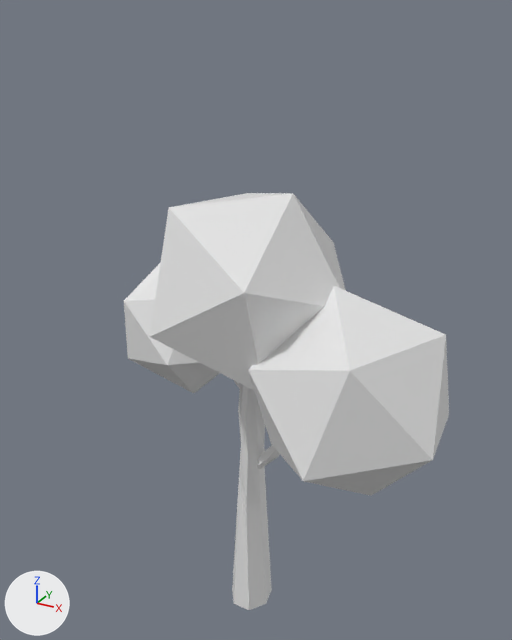
Before and after pictures for a commit that changed the Blender file HereWeSettleDown/Assets/Models/Trees/Tree2.blend.
Both versions are drawn from a 50 mm lens placed at (7.8, -13.91, 14.77), pointed at (0.13, 0.05, 7.79). The axes (+X, +Y, +Z) are drawn at lower left. The lights are the same throughout.

Names of what the first picture shows: 'Branch', 'Branchlarge', 'Leaves', 'Leavesbig', 'Leaveslarge', 'trunk'.
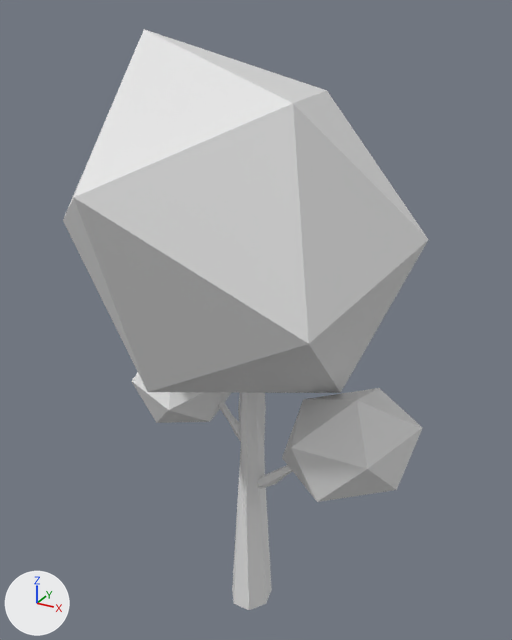
The change, as JSON lines over the scene's bpy script:
```json
{"block": "me_icosphere_011", "where": "me_icosphere_011.from_pydata(...)  # 12 vertices, 20 faces; spans x -0.95..0.95, y -0.9..0.9, z -1.06..1.06"}
{"block": "me_icosphere_011", "where": "# used by ob_leaves; location = (-2.4, 0.37, 6.97); rotation_euler = (2.142, -1.783, -2.374), in degrees (123, -102, -136); scale = (1.66, 1.33, 2.08)"}
{"block": "me_icosphere_011", "change": "me_icosphere_011 part 1"}
{"op": "set", "path": "me_icosphere_011.vertices[1].co", "old": "(0.77, -0.56, -0.47)", "new": "(0.7, -0.58, -0.49)"}
{"op": "set", "path": "me_icosphere_011.vertices[2].co", "old": "(-0.29, -0.9, -0.47)", "new": "(-0.35, -0.92, -0.48)", "note": "pixel (167, 365) -> pixel (168, 410)"}
{"op": "set", "path": "me_icosphere_011.vertices[3].co", "old": "(-0.95, 0.0, -0.47)", "new": "(-0.99, 0.0, -0.48)", "note": "pixel (193, 393) -> pixel (210, 421)"}
{"op": "set", "path": "me_icosphere_011.vertices[4].co", "old": "(-0.29, 0.9, -0.47)", "new": "(-0.35, 0.91, -0.48)"}
{"op": "set", "path": "me_icosphere_011.vertices[6].co", "old": "(0.29, -0.9, 0.47)", "new": "(0.26, -0.96, 0.42)", "note": "pixel (123, 300) -> pixel (131, 381)"}
{"op": "set", "path": "me_icosphere_011.vertices[7].co", "old": "(-0.77, -0.56, 0.47)", "new": "(-0.9, -0.57, 0.42)", "note": "pixel (127, 358) -> pixel (156, 422)"}
{"op": "set", "path": "me_icosphere_011.vertices[8].co", "old": "(-0.77, 0.56, 0.47)", "new": "(-0.72, 0.55, 0.45)"}
{"op": "set", "path": "me_icosphere_011.vertices[9].co", "old": "(0.29, 0.9, 0.47)", "new": "(0.43, 0.89, 0.45)"}
{"op": "set", "path": "me_icosphere_011.vertices[10].co", "old": "(0.95, 0.0, 0.47)", "new": "(1.06, -0.03, 0.42)"}
{"op": "set", "path": "me_icosphere_011.vertices[11].co", "old": "(0.0, 0.0, 1.06)", "new": "(0.34, -0.06, 0.98)", "note": "pixel (127, 296) -> not seen"}
{"op": "set", "path": "ob_branchlarge.location", "old": "(0.72, -0.19, 4.64)", "new": "(0.76, -0.19, 3.74)"}
{"op": "set", "path": "ob_branchlarge.rotation_euler", "old": "(0.444, 0.215, 1.08)", "new": "(0.643, 0.312, 1.132)", "note": "degrees (25, 12, 62) -> degrees (37, 18, 65)"}
{"op": "set", "path": "ob_branch.location", "old": "(-0.83, 0.12, 6.06)", "new": "(-0.83, 0.12, 4.47)"}
{"op": "set", "path": "ob_leavesbig.location", "old": "(0.0, 0.0, 8.73)", "new": "(0.0, 0.0, 10.17)"}
{"op": "set", "path": "ob_leavesbig.rotation_euler", "old": "(-0.0204, 0.461, -0.0304)", "new": "(-0.396, 1.261, -2.251)", "note": "degrees (-1.2, 26, -1.7) -> degrees (-23, 72, -129)"}
{"op": "set", "path": "ob_leavesbig.scale", "old": "(-2.62, -2.62, -2.62)", "new": "(-4.45, -4.17, -5.1)"}
{"op": "set", "path": "ob_leaves.location", "old": "(-2.4, 0.37, 6.97)", "new": "(-2.25, 0.37, 5.37)"}
{"op": "set", "path": "ob_leaves.rotation_euler", "old": "(2.142, -1.783, -2.374)", "new": "(0.25, -1.874, -0.513)", "note": "degrees (123, -102, -136) -> degrees (14, -107, -29)"}
{"op": "set", "path": "ob_leaves.scale", "old": "(1.66, 1.33, 2.08)", "new": "(1.17, 1.4, 1.5)"}
{"op": "set", "path": "ob_leaveslarge.location", "old": "(2.9, -0.39, 6.72)", "new": "(2.74, -0.02, 5.1)"}
{"op": "set", "path": "ob_leaveslarge.rotation_euler", "old": "(-0.173, -0.27, 0.169)", "new": "(-0.594, 1.028, -0.505)", "note": "degrees (-10, -15, 9.7) -> degrees (-34, 59, -29)"}
{"op": "set", "path": "ob_leaveslarge.scale", "old": "(2.39, 2.49, 2.37)", "new": "(1.37, 1.57, 1.77)"}
```

Pixel boxes (x1, y1, x2, y2) of what changed, in the pictures (512 x 640 px):
```json
{"object": "Leavesbig", "change": "moved, turned, rescaled", "before": [150, 193, 346, 391], "after": [63, 29, 429, 393]}
{"object": "Leaveslarge", "change": "moved, turned, rescaled", "before": [248, 286, 449, 496], "after": [282, 388, 422, 502]}
{"object": "Leaves", "change": "reshaped, moved, turned, rescaled", "before": [124, 262, 220, 393], "after": [132, 372, 232, 423]}
{"object": "Branchlarge", "change": "moved, turned", "before": [257, 445, 280, 469], "after": [257, 465, 293, 489]}
{"object": "Branch", "change": "moved", "before": [234, 381, 240, 389], "after": [219, 400, 241, 441]}
```
